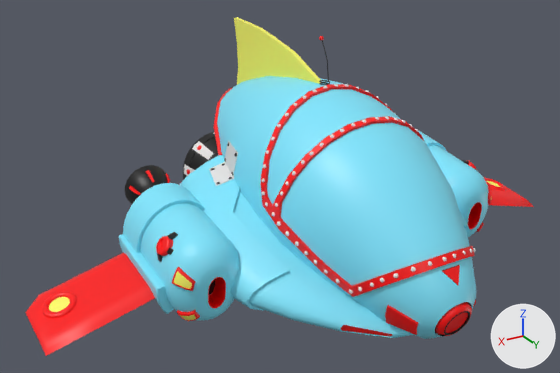
The FBX model Assets/Models/Ship/Ship.fbx as it was, and as the next commit left it.
Before and after are seen from a 50 mm camera at (6.47, 9.3, 6.89) aimed at (0.73, -0.28, 2.1). The lights are fixed; the arrows at lower right show +X, +Y and +Z. Where no turn or scale is listed for an object, it has been applied to the vertices. Vertices at the same position are counted once.
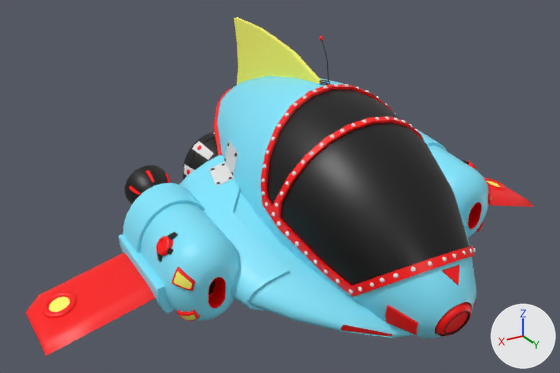
Commit message: Ship model colors changed

What differs and where, as boxes [x1, y1, x2, y2] in the pictures (560 x 373 px):
part 1 of me_mesh, recoloured (cyan to black): [267, 89, 469, 286] in both

The edits, one by one:
me_mesh has 1327 vertices, 1316 faces and spans x -142.0..142.0, y -142.0..153.0, z -318.0..296.0.
me_mesh is used by ob_sphere; parent ob_nave_1; location (0.0, 89.55, 90.34).
me_mesh part 1: 137 of the faces centred in x -136.0..136.0, y -61.0..144.0, z -12.0..256.0 switch from mat_mat (cyan #81e8ff) to mat_mat_2 (black #000000).
